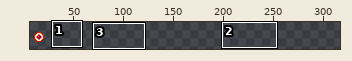
Two states of a sprite sheet, e00.png. The picture above shows the old version from afar; the outline marks the close-up.
Close-up. The starting point:
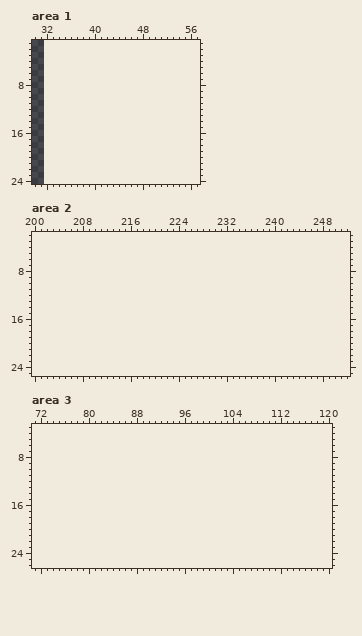
The file is 32x32 pixels. Shown: area 1: x 30..57, y 1..24; area 2: x 200..252, y 2..25; area 3: x 71..120, y 3..26. The old version is drawn lined up with the new one, on the new canvas. The wide view leaves out empty margins. The commit also changed other parts of the picture, which this record leaves out.
And afterwards:
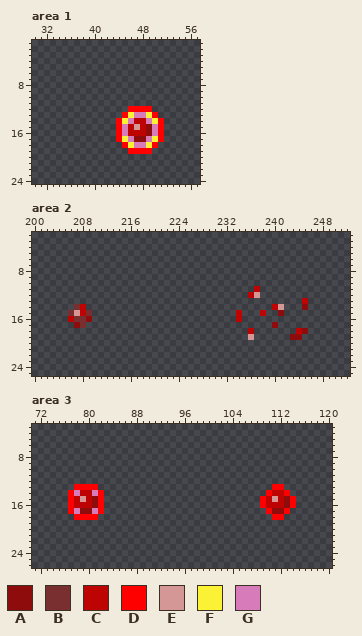
Palette (. is transparent): A #8e0c0c  B #792f2f  C #be0303  D #ff0000  E #d59696  F #fbf236  G #d77bba
Changes in this commit:
canvas 32x32 -> 320x32
--- area 1
@@ x 42..53 @@
 11 ............
-12 ............
-13 ............
-14 ............
-15 ............
-16 ............
-17 ............
-18 ............
-19 ............
+12 ....DDDD....
+13 ...DFGGFD...
+14 ..DFGCCGFD..
+15 ..DGCECAGD..
+16 ..DGCCCAGD..
+17 ..DFGAAGFD..
+18 ...DFGGFD...
+19 ....DDDD....
 20 ............
--- area 2
@@ x 200..252 @@
 10 .....................................................
-11 .....................................................
-12 .....................................................
-13 .....................................................
-14 .....................................................
-15 .....................................................
-16 .....................................................
-17 .....................................................
-18 .....................................................
-19 .....................................................
+11 .....................................C...............
+12 ....................................CE...............
+13 .............................................C.......
+14 .......BC...............................CE...A.......
+15 ......BECB........................C...C..A...........
+16 ......CBBA........................C..................
+17 .......AB...............................A............
+18 ....................................C.......CA.......
+19 ....................................E......AA........
 20 .....................................................
--- area 3
@@ x 71..120 @@
 12 ..................................................
-13 ..................................................
-14 ..................................................
-15 ..................................................
-16 ..................................................
-17 ..................................................
-18 ..................................................
+13 .......DDDD.............................DD........
+14 ......DGCCGD...........................DCCD.......
+15 ......DCECAD..........................DCECAD......
+16 ......DCCCAD..........................DCCCAD......
+17 ......DGAAGD...........................DAAD.......
+18 .......DDDD.............................DD........
 19 ..................................................
Where, in picture pixels (left, top, right, bottom), the same in both close-ups:
added: (116, 106, 164, 154)
added: (236, 286, 308, 340)
added: (68, 304, 92, 328)
added: (68, 484, 104, 520)
added: (260, 484, 296, 520)
